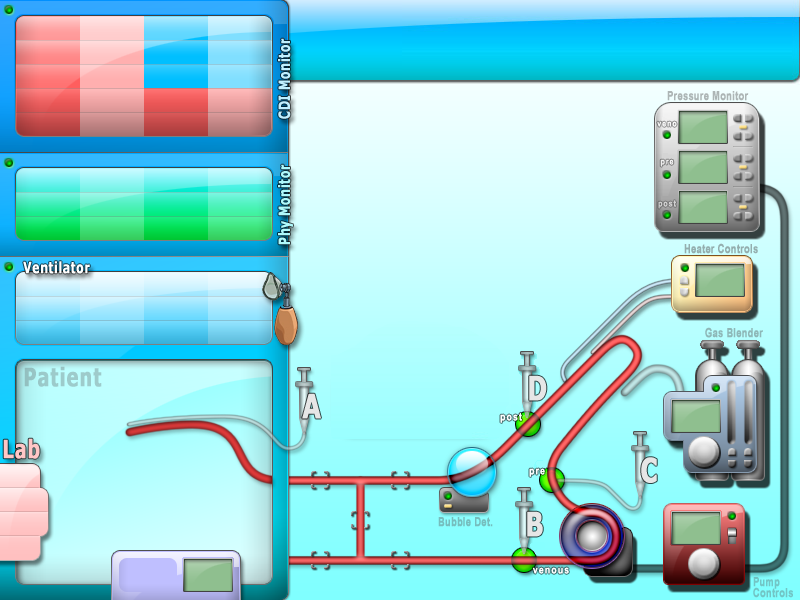
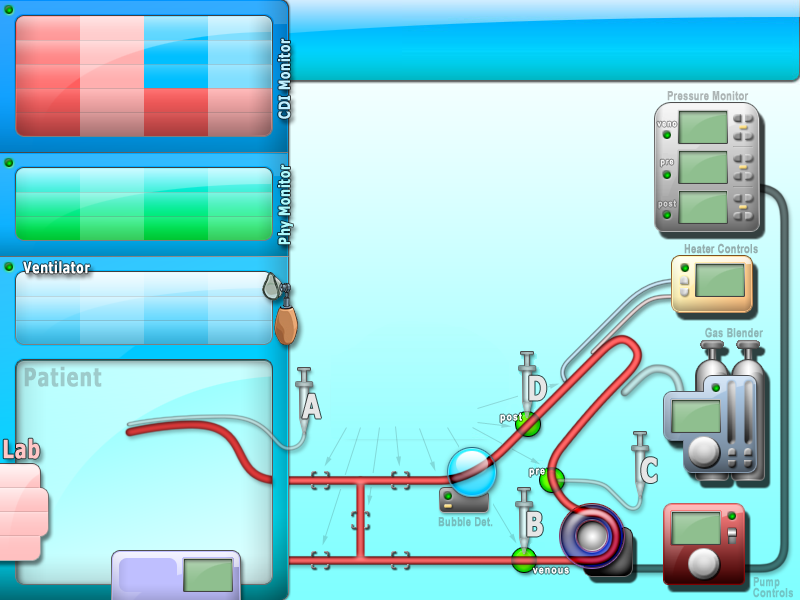
Two versions of the same layered image (w=800, h=600). Layer-by-layer changes:
added layer "circCheckArrows" (15%) above "venous" over (322, 383, 559, 545)
